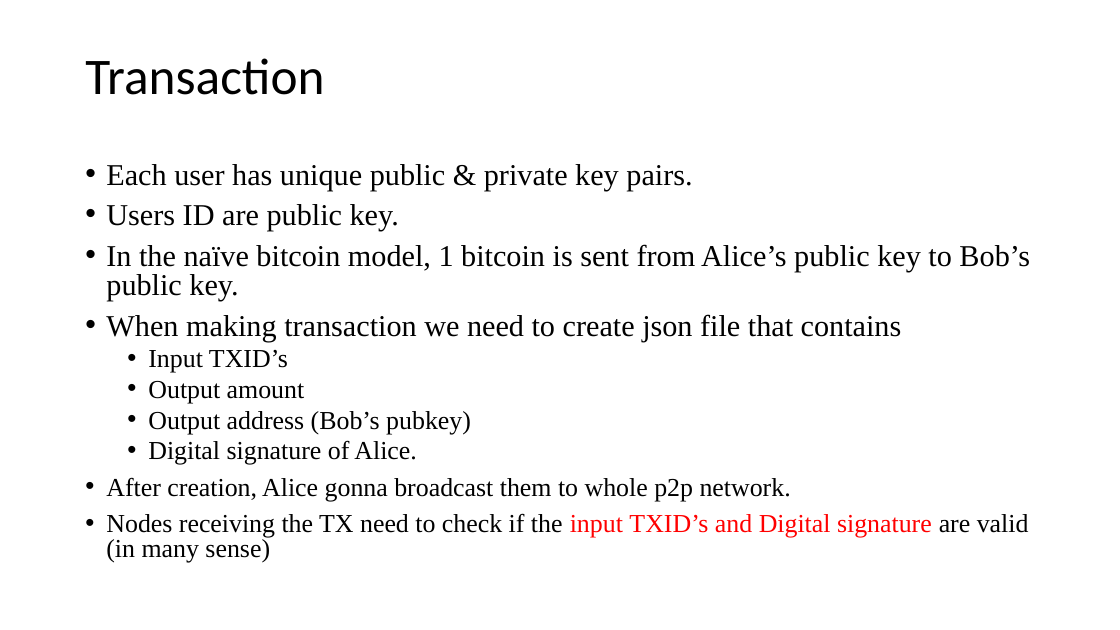
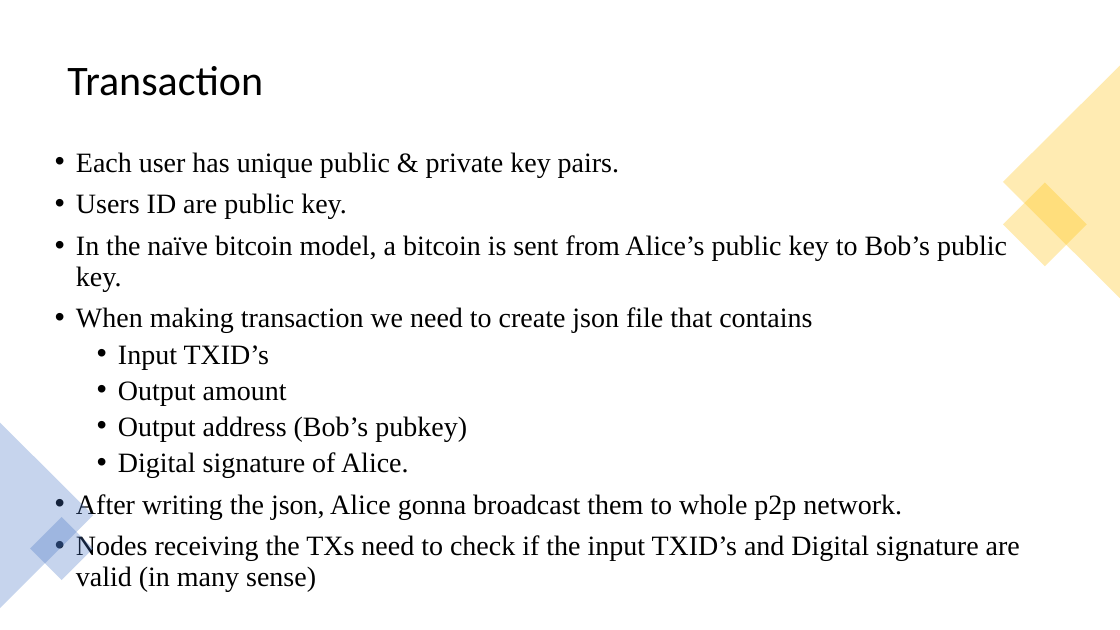
Before and after one commit to hikasenworkspace/stock_study, a slide deck: slide 12 of blockchain/bitcoin.pptx (slide 9 before the commit). Drawn at 1120x630 pixels with LibreOffice and Linux fonts; fonts in the diff are those of the drawing. Boxes give left, top, right and bottom in pixels: in the first picture for what was removed or moved away, otherwise in the second. Text is boxed around its words. In the diff, an @@ line names an element or a change of style, - is before the commit and + after.

Commit message:
saved

```diff
--- a/blockchain/bitcoin.pptx
+++ b/blockchain/bitcoin.pptx
@@ title "Transaction": place and size @@
-title "Transaction" at bbox=[85, 58, 324, 95]
+title "Transaction" at bbox=[67, 66, 263, 96]
@@ title "Transaction" at bbox=[67, 66, 263, 96]: size 44 to 36 pt @@
@@ triangle added at bbox=[1003, 66, 1120, 298], fill #FFC000 at 30% opacity @@
@@ text "Each user has unique public ...": place and size @@
-text "Each user has unique public ..." at bbox=[106, 164, 1030, 563]
+text "Each user has unique public ..." at bbox=[76, 152, 1020, 591]
@@ text at bbox=[76, 152, 812, 477]: size 25.9 to 24 pt in "Each user has unique public & private ...", "Users ID are public key.", "When making transaction we need to create ..."; size 22.2 to 24 pt in "Input TXID’s", "Output amount", "Output address (Bob’s pubkey)", "Digital signature of Alice."; line spacing 0.8 to 0.9 @@
@@ rectangle added at bbox=[1003, 183, 1088, 267], fill #FFC000 at 30% opacity @@
@@ text at bbox=[76, 235, 1007, 291]: text changed; size 25.9 to 24 pt @@
-• In the naïve bitcoin model, 1 bitcoin is sent from Alice’s public key to Bob’s public key.
+• In the naïve bitcoin model, a bitcoin is sent from Alice’s public key to Bob’s public key.
@@ triangle added at bbox=[0, 423, 93, 608], fill #4472C4 at 30% opacity @@
@@ text at bbox=[76, 494, 1020, 591]: text changed; size 22.2 to 24 pt @@
-• After creation, Alice gonna broadcast them to whole p2p network.
-• Nodes receiving the TX need to check if the input TXID’s and Digital signature are valid (in many sense)
+• After writing the json, Alice gonna broadcast them to whole p2p network.
+• Nodes receiving the TXs need to check if the input TXID’s and Digital signature are valid (in many sense)
@@ rectangle added at bbox=[30, 517, 93, 580], fill #4472C4 at 30% opacity @@
```
Also in this commit, not shown: 9 other slides changed, 3 slides added.
